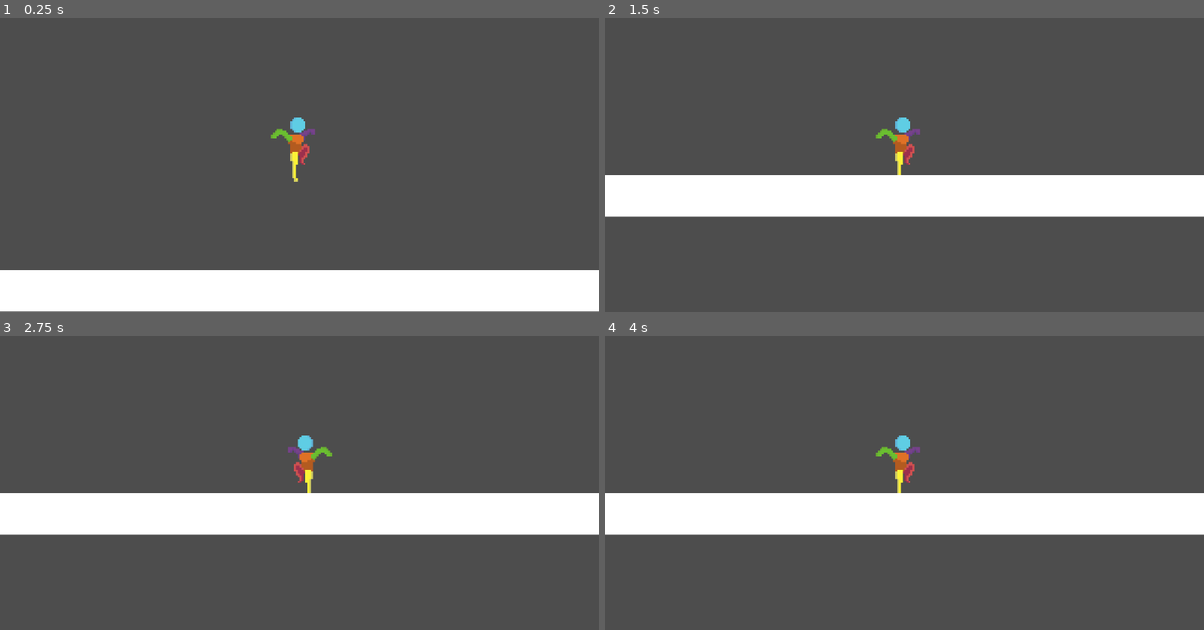
Above: before the commit, frames 1-4 (two rows, left to right).
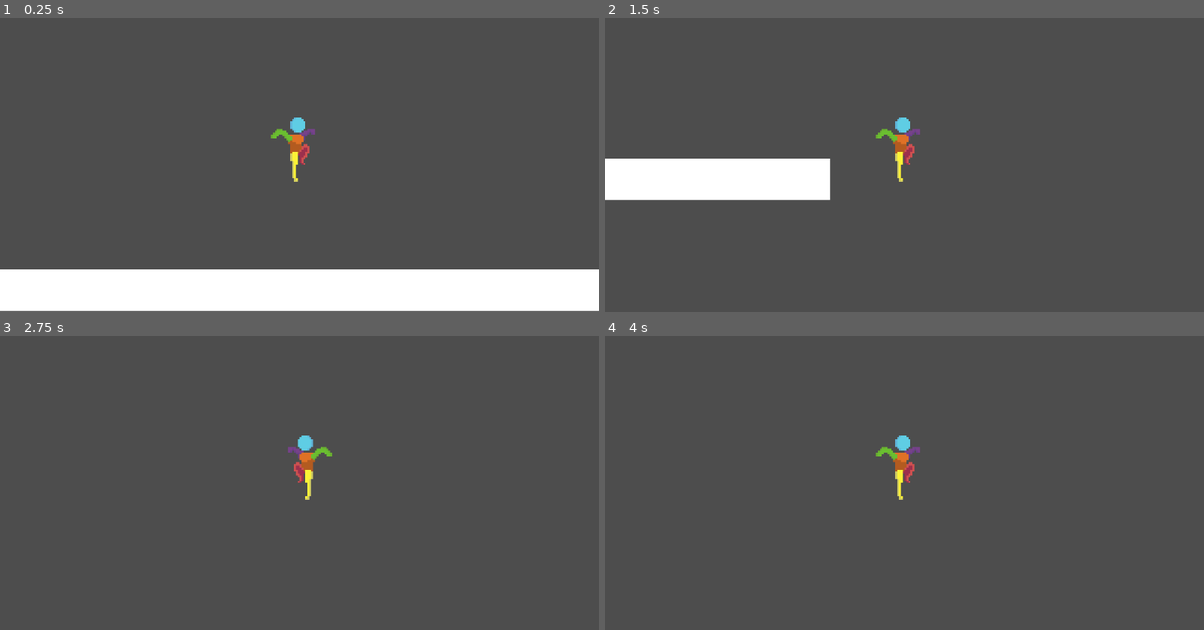
Above: after the commit, the same moments.

Repository: DseaKu/sky-miner
Game: Godot game, scene res://levels/world.tscn
Same seed, same stepped clock (60 frames per second), same inputs: the game is played once before the commit and once after it.
Inputs:
- Up to frame 1 (0.25 s): no input
- Up to frame 2 (1.5 s): tap Enter (ui_accept) at 0.5, 0.6, 0.77, 1.07, 1.35 s; hold Right (right) from 0.53 s (still down)
- Up to frame 3 (2.75 s): tap Enter (ui_accept) at 1.52, 1.82, 2.1 s; release Right (right) at 2.03 s; hold A (left) from 2.03 s (still down)
- Up to frame 4 (4 s): tap Enter (ui_accept) at 2.75, 2.85, 3.02, 3.32, 3.5, 3.6, 3.77 s; release A (left) at 2.78 s; hold Right (right) from 2.78 s (still down)

The runs differ from the first frame. In frame 1, 0.8% of the frame differs, in the area x 0-100%, y 85-100%; in frame 2, 13%; in frame 3, 14%, in the area x 0-100%, y 53-68%; in frame 4, 14%.

Commit message:
add states

Diff:
--- a/entities/player/player.tscn
+++ b/entities/player/player.tscn
@@ -10,6 +10,7 @@
 [ext_resource type="Script" uid="uid://bl0flyjumqb3j" path="res://entities/player/states/run.gd" id="6_run"]
 [ext_resource type="Script" uid="uid://bhs27tow2mn" path="res://entities/player/states/jump.gd" id="7_jump"]
 [ext_resource type="Script" uid="uid://chc2nax0irm0a" path="res://entities/player/states/fall.gd" id="8_fall"]
+[ext_resource type="Script" uid="uid://u26hxyfu3u13" path="res://entities/player/states/land.gd" id="9_land"]
 
 [sub_resource type="CapsuleShape2D" id="CapsuleShape2D_sfv1e"]
 height = 26.0
@@ -303,3 +304,6 @@
 
 [node name="Fall" type="Node" parent="CharacterBody2D/StateMachine"]
 script = ExtResource("8_fall")
+
+[node name="Land" type="Node" parent="CharacterBody2D/StateMachine"]
+script = ExtResource("9_land")
--- a/entities/player/states/fall.gd
+++ b/entities/player/states/fall.gd
@@ -10,8 +10,8 @@
 	handle_flipping(direction)
 	actor.velocity.x = direction * actor.SPEED
 
+	actor.move_and_slide()
+
 	if actor.is_on_floor():
 		actor.state_machine.transition_to("land")
 		return
-
-	actor.move_and_slide()
--- a/entities/player/states/idle.gd
+++ b/entities/player/states/idle.gd
@@ -17,8 +17,8 @@
 
 	actor.velocity.x = move_toward(actor.velocity.x, 0, actor.SPEED)
 
-	if not actor.is_on_floor() and actor.velocity.y > 0:
+	actor.move_and_slide()
+
+	if not actor.is_on_floor() and actor.velocity.y > 50.0:
 		actor.state_machine.transition_to("fall")
 		return
-
-	actor.move_and_slide()
--- a/entities/player/states/jump.gd
+++ b/entities/player/states/jump.gd
@@ -11,8 +11,8 @@
 	handle_flipping(direction)
 	actor.velocity.x = direction * actor.SPEED
 
+	actor.move_and_slide()
+
 	if actor.velocity.y >= 0:
 		actor.state_machine.transition_to("fall")
 		return
-
-	actor.move_and_slide()
--- a/entities/player/states/land.gd
+++ b/entities/player/states/land.gd
@@ -1,16 +1,21 @@
 extends PlayerState
+
+var land_timer := 0.1
 
 func enter():
 	actor.animation_player.play("land")
-
+	actor.velocity = Vector2.ZERO
+	land_timer = 0.1
 
 func update(delta: float):
 	handle_gravity(delta)
-	var direction := Input.get_axis("left","right")
+	var direction := Input.get_axis("left", "right")
 	handle_flipping(direction)
+	actor.velocity.x = direction * actor.SPEED
 
-	if not actor.animation_player.is_playing():
+	actor.move_and_slide()
+
+	land_timer -= delta
+	if land_timer <= 0:
 		actor.state_machine.transition_to("idle")
 		return
-
-	actor.move_and_slide()
--- a/entities/player/states/player_state.gd
+++ b/entities/player/states/player_state.gd
@@ -2,8 +2,7 @@
 extends State
 
 func handle_gravity(delta: float):
-	if not actor.is_on_floor():
-		actor.velocity += actor.get_gravity() * delta
+	actor.velocity += actor.get_gravity() * delta
 
 func handle_flipping(direction: float):
 	if direction > 0:
--- a/entities/player/states/run.gd
+++ b/entities/player/states/run.gd
@@ -18,8 +18,8 @@
 	handle_flipping(direction)
 	actor.velocity.x = direction * actor.SPEED
 
-	if not actor.is_on_floor() and actor.velocity.y > 0:
+	actor.move_and_slide()
+
+	if not actor.is_on_floor() and actor.velocity.y > 50.0:
 		actor.state_machine.transition_to("fall")
 		return
-
-	actor.move_and_slide()
--- a/scripts/state_machine.gd
+++ b/scripts/state_machine.gd
@@ -8,9 +8,9 @@
 func _ready():
     await get_parent().ready
     for child in get_children():
-        if child is State:
+        if child.has_method("enter"):
             states[child.name.to_lower()] = child
-            child.actor = get_parent() # Assuming parent is the Player
+            child.actor = get_parent()
 
     if initial_state:
         current_state = initial_state
@@ -21,6 +21,7 @@
         current_state.update(delta)
 
 func transition_to(state_name: String):
+    # print("Transitioning to: ", state_name)
     var new_state = states.get(state_name.to_lower())
     if !new_state:
         return
